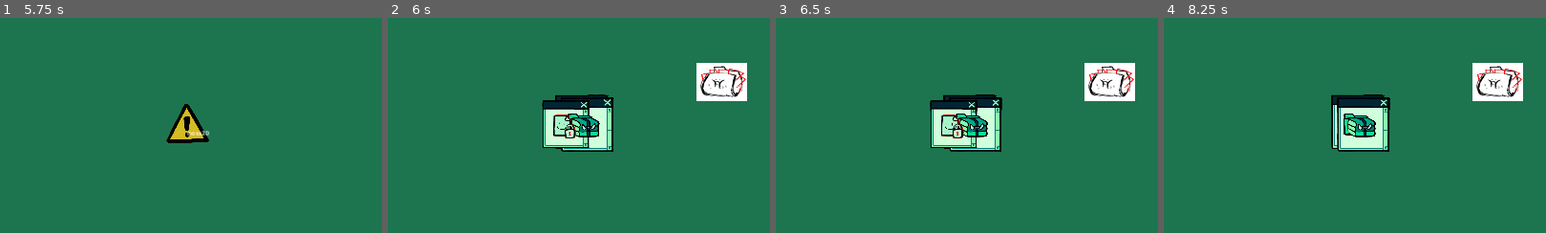
Above: before the commit, frames 1-4 (left to right).
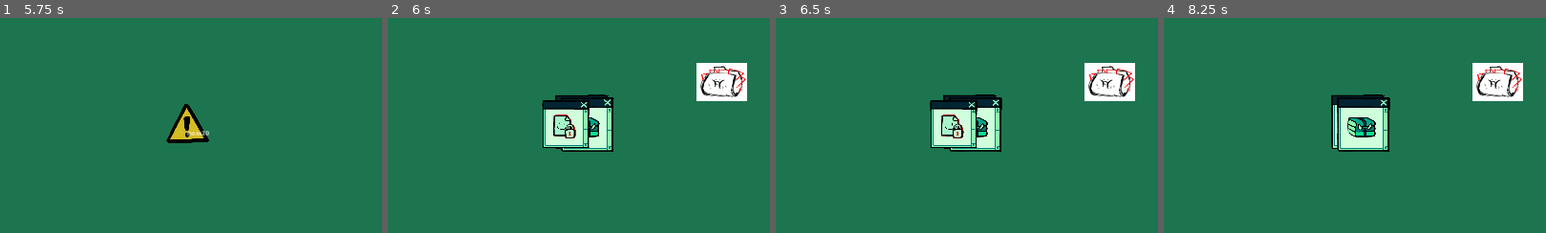
Above: after the commit, the same moments.

Repository: icheft524/Folder-Brawler
Game: Godot game, scene res://enemy/boss/boss.tscn
Two runs of this game, one before a commit and one after it. Both use one fixed random seed, a clock stepped at 60 frames per second and the inputs below. This scene is started directly instead of the project's main scene.
Inputs (mouse positions are % of the whole screen's width and height, from its top left):
- Up to frame 1 (5.75 s): tap Enter (ui_accept) at 0.5, 0.77, 1.25, 2, 2.75, 3.5, 3.77, 4.25 s; move the mouse to (72, 45) at 0.52 s; press the mouse at (72, 45) at 0.53 s; release the mouse at (72, 45) at 1.25 s; drag from (30, 55) to (45, 70) at 1.27 s; move the mouse to (60, 28) at 2.02 s; press the mouse at (60, 28) at 2.03 s; release the mouse at (60, 28) at 2.75 s; drag from (45, 70) to (20, 35) at 2.77 s; move the mouse to (80, 65) at 3.52 s; press the mouse at (80, 65) at 3.53 s; release the mouse at (80, 65) at 4.25 s; drag from (20, 35) to (35, 25) at 4.27 s; move the mouse to (55, 50) at 5.02 s; press the mouse at (55, 50) at 5.03 s
- Up to frame 2 (6 s): release the mouse at (55, 50) at 5.75 s; drag from (28, 65) to (30, 55) at 5.77 s
- Up to frame 3 (6.5 s): no input
- Up to frame 4 (8.25 s): drag from (28, 64) to (47, 55) at 6.52 s; drag from (29, 65) to (47, 55) at 7.27 s; move the mouse to (26, 65) at 8.02 s; press the mouse at (26, 65) at 8.03 s
The pictures show only the part of the screen within x 3-53%, y 40-90%; the shares and areas given below are measured in that part.

Frame 1 is identical in both runs. In frame 2, 0.4% of the frame differs, in the area x 47-54%, y 44-56%; in frame 3, 0.4%; in frame 4, 0.2%.
Error in both runs: Invalid access to property or key 'position' on a base object of type 'Nil'. (res://enemy/big_file/big_file.gd:41)

Commit message:
more hover

Diff:
--- a/cam.gd
+++ b/cam.gd
@@ -11,6 +11,9 @@
 func _ready():
 	randomize()
 	curPos = offset
+	global.hand_mouse = false
+	global.mouse_inv_tab = false
+	global.mouse_inv_drag = false
 
 func _process(delta):
 	if global.hand_mouse:
--- a/enemy/big_file/big_file.tscn
+++ b/enemy/big_file/big_file.tscn
@@ -236,12 +236,13 @@
 }
 
 [node name="big_file" type="CharacterBody2D"]
-z_index = -1
+z_index = 1
 script = ExtResource("1_0mtu7")
 file = SubResource("Resource_y44k8")
 metadata/broken_pos = Vector2(0, 0)
 
 [node name="Sprite2D" type="Sprite2D" parent="."]
+z_index = -1
 material = SubResource("ShaderMaterial_2b6st")
 scale = Vector2(0.45, 0.45)
 texture = ExtResource("4_qa7t6")
@@ -264,6 +265,7 @@
 offset_bottom = 23.0
 
 [node name="indicator" type="Sprite2D" parent="."]
+z_as_relative = false
 scale = Vector2(0.5, 0.5)
 texture = ExtResource("5_2pwen")
 
--- a/enemy/boss/boss.tscn
+++ b/enemy/boss/boss.tscn
@@ -47,6 +47,7 @@
 }
 
 [node name="boss" type="CharacterBody2D"]
+z_index = 1
 script = ExtResource("1_8o72f")
 
 [node name="Sprite2D" type="Sprite2D" parent="."]
--- a/enemy/encrypted/encrypted_file.tscn
+++ b/enemy/encrypted/encrypted_file.tscn
@@ -236,6 +236,7 @@
 }
 
 [node name="encryptedFile" type="CharacterBody2D"]
+z_index = 1
 script = ExtResource("1_1xyex")
 file = SubResource("Resource_d6nso")
 metadata/broken_pos = Vector2(0, 0)
@@ -268,6 +269,7 @@
 
 [node name="indicator" type="Sprite2D" parent="."]
 visible = false
+z_as_relative = false
 scale = Vector2(0.5, 0.5)
 texture = ExtResource("5_2kikq")
 
--- a/enemy/normal_file/normal_file.tscn
+++ b/enemy/normal_file/normal_file.tscn
@@ -159,6 +159,7 @@
 }
 
 [node name="normalFile" type="CharacterBody2D"]
+z_index = 1
 script = ExtResource("1_6aj4h")
 file = SubResource("Resource_vyk3c")
 metadata/broken_pos = Vector2(0, 0)
@@ -210,6 +211,7 @@
 
 [node name="indicator" type="Sprite2D" parent="."]
 visible = false
+z_as_relative = false
 scale = Vector2(0.5, 0.5)
 texture = ExtResource("6_gh73d")
 
--- a/enemy/zip_file/zip_file.tscn
+++ b/enemy/zip_file/zip_file.tscn
@@ -236,6 +236,7 @@
 }
 
 [node name="zipFile" type="CharacterBody2D"]
+z_index = 1
 script = ExtResource("1_ppmwp")
 file = SubResource("Resource_lgouq")
 metadata/broken_pos = Vector2(0, 0)
@@ -268,6 +269,7 @@
 
 [node name="indicator" type="Sprite2D" parent="."]
 visible = false
+z_as_relative = false
 scale = Vector2(0.5, 0.5)
 texture = ExtResource("5_1icfe")
 
--- a/folder/folder.gd
+++ b/folder/folder.gd
@@ -65,9 +65,12 @@
 			draggingDistance = position.distance_to(get_viewport().get_mouse_position())
 			dir = (get_viewport().get_mouse_position() - position).normalized()
 			dragging_folder = true
+			global.mouse_inv_drag = true
 			newPosition = get_viewport().get_mouse_position() - draggingDistance * dir
 		else:
 			dragging_folder = false
+			if mouse_in:
+				global.mouse_inv_tab = true
 			$shadow.visible = false
 
 	elif event is InputEventMouseMotion:
@@ -173,10 +176,14 @@
 
 func _on_area_2d_mouse_entered():
 	mouse_in = true
+	if !global.inv_open:
+		global.mouse_inv_tab = true
 	$outline.visible = true
 
 func _on_area_2d_mouse_exited():
 	mouse_in = false
+	if !global.inv_open:
+		global.mouse_inv_tab = false
 	$outline.visible = false
 
 func _on_area_2d_area_entered(area):
